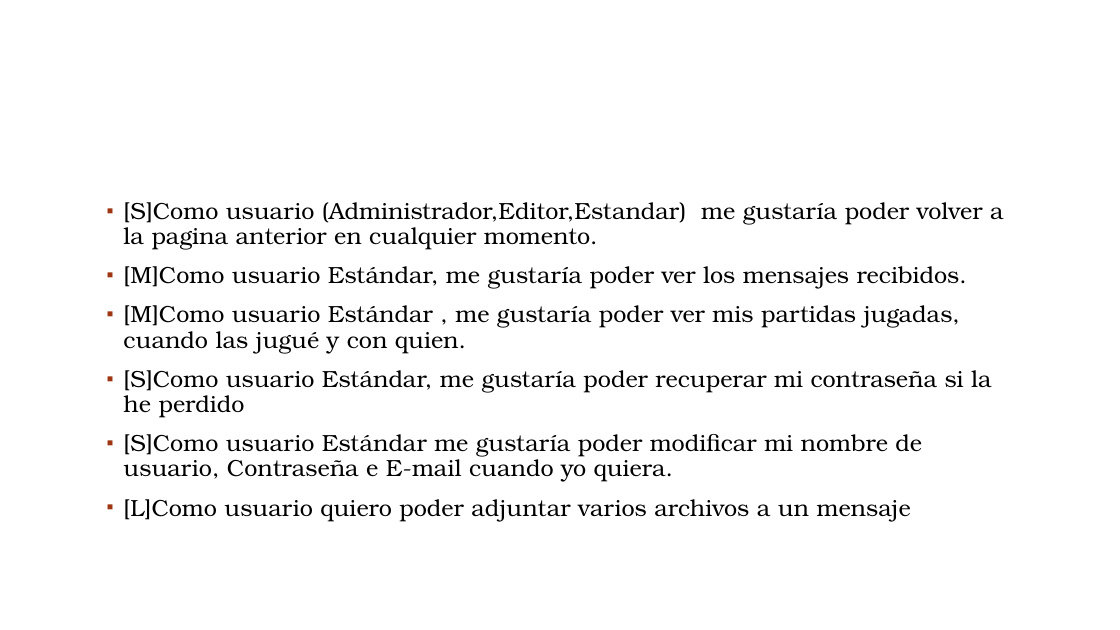
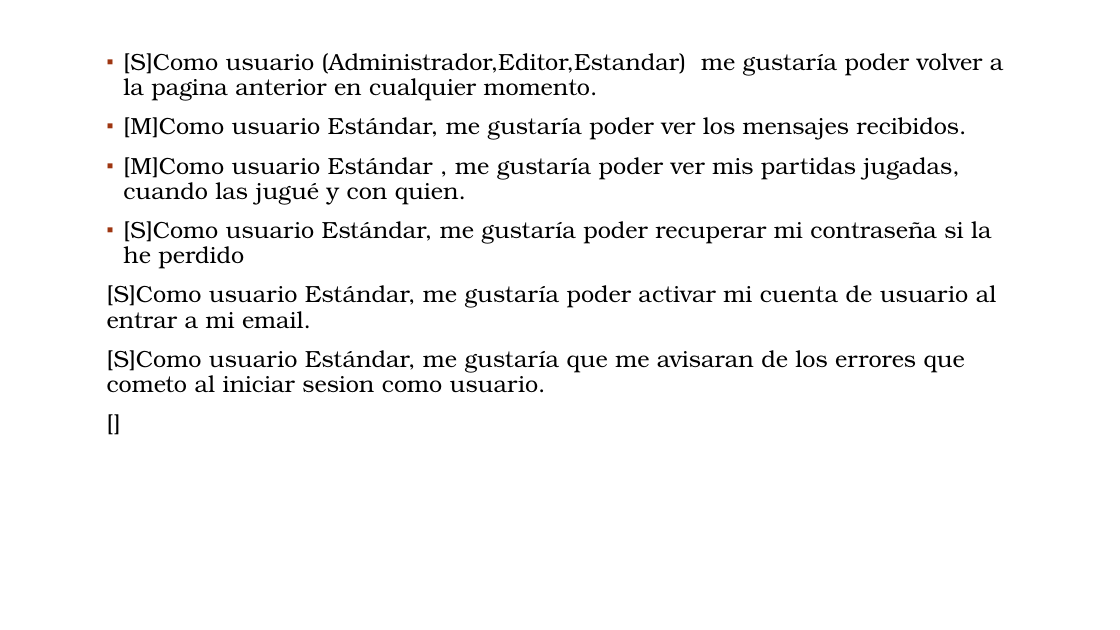
Before and after one commit to LauraMR97/Desafio1, a slide deck: slide 5 of Documentacion/Historias de Usuario.pptx. Drawn at 1120x630 pixels with LibreOffice and Linux fonts; fonts in the diff are those of the drawing; background and template pictures are left out. Boxes give left, top, right and bottom in pixels: in the first picture for what was removed or moved away, otherwise in the second. Text is boxed around its words. In the diff, an @@ line names an element or a change of style, - is before the commit and + after.

Commit message:
cambios Historias de usuario

```diff
--- a/Documentacion/Historias de Usuario.pptx
+++ b/Documentacion/Historias de Usuario.pptx
@@ text "[S]Como usuario (Administrador,Editor,Estandar) me gustaría ...": place and size @@
-text "[S]Como usuario (Administrador,Editor,Estandar) me gustaría ..." at box(123, 202, 1004, 521)
+text "[S]Como usuario (Administrador,Editor,Estandar) me gustaría ..." at box(107, 53, 1004, 393)
@@ text at box(107, 285, 997, 393): text changed @@
-▪ [S]Como usuario Estándar me gustaría poder modificar mi nombre de usuario, Contraseña e E-mail cuando yo quiera.
-▪ [L]Como usuario quiero poder adjuntar varios archivos a un mensaje
+[S]Como usuario Estándar, me gustaría poder activar mi cuenta de usuario al entrar a mi email.
+[S]Como usuario Estándar, me gustaría que me avisaran de los errores que cometo al iniciar sesion como usuario.
+[]
```
Also in this commit, not shown: 4 other slides changed.
